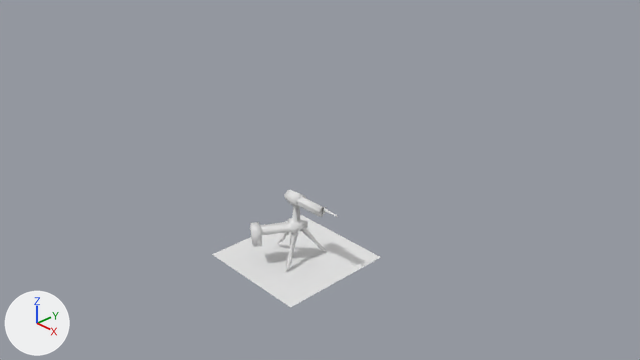
The Blender file models/NewSentry.blend: old version first, new version second.
The view is the same before and after, from the file's camera 'Camera'. Lighting does not change. The marker at lower left points along +X, +Y and +Z.

Names of what the first picture shows: 'ReferenceFloor', 'SentryMesh'.
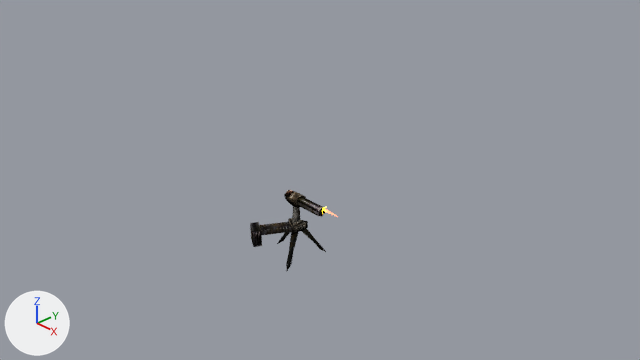
Boxes [x1, y1, x2, y2] around the edits, measured in the pictures (640 x 360 px):
'ReferenceFloor', deleted: before [212, 215, 381, 307]
part 1 of me_cylinder_255, recoloured: [322, 206, 338, 217] in both
part 2 of me_cylinder_255, recoloured (white to black): [250, 196, 325, 247] in both
part 3 of me_cylinder_255, recoloured: [284, 190, 308, 235] in both
part 4 of me_cylinder_255, recoloured (grey to black): [277, 228, 326, 271] in both

What the commit changed:
Picture 'JRifle1.png' (img_jrifle1_png) is new.
Picture 'minigun1.png' (img_minigun1_png) is new.
Picture 'Minigun.png' (img_minigun_png) is new.
Material '000_TRANSLUCENT_UNLIT_' (mat_000_translucent_unlit) is new.
Uses the picture img_jrifle1_png.
Material '002_NORMAL_' (mat_002_normal) is new.
Its texture is img_minigun1_png.
Its roughness is 0.5.
Material '003_NORMAL_' (mat_003_normal) is new.
Its texture is img_jrifle1_png.
Its roughness is 0.5.
Material '001_NORMAL_' (mat_001_normal) is new.
Its texture is img_minigun_png.
Its roughness is 0.5.
me_cylinder_255 has 181 vertices, 302 faces and spans x -6.2..12.3, y -8.8..5.5, z -12.5..2.6.
me_cylinder_255 is used by ob_sentrymesh; location (0.0, 0.0, 0.0); scale (0.08, 0.08, 0.08).
me_cylinder_255 part 1: all 56 faces that had it switch from mat_tex0 (white #e7e7e7) to mat_000_translucent_unlit.
me_cylinder_255 part 2: all 156 faces that had it switch from mat_tex1 (white #e7e7e7) to mat_001_normal (picture img_minigun_png).
me_cylinder_255 part 3: all 45 faces that had it switch from mat_tex2 (white #e7e7e7) to mat_002_normal (picture img_minigun1_png).
me_cylinder_255 part 4: all 45 faces that had it switch from mat_tex3 (white #e7e7e7) to mat_003_normal (picture img_jrifle1_png).
Object 'ReferenceFloor' (ob_referencefloor) is deleted.
